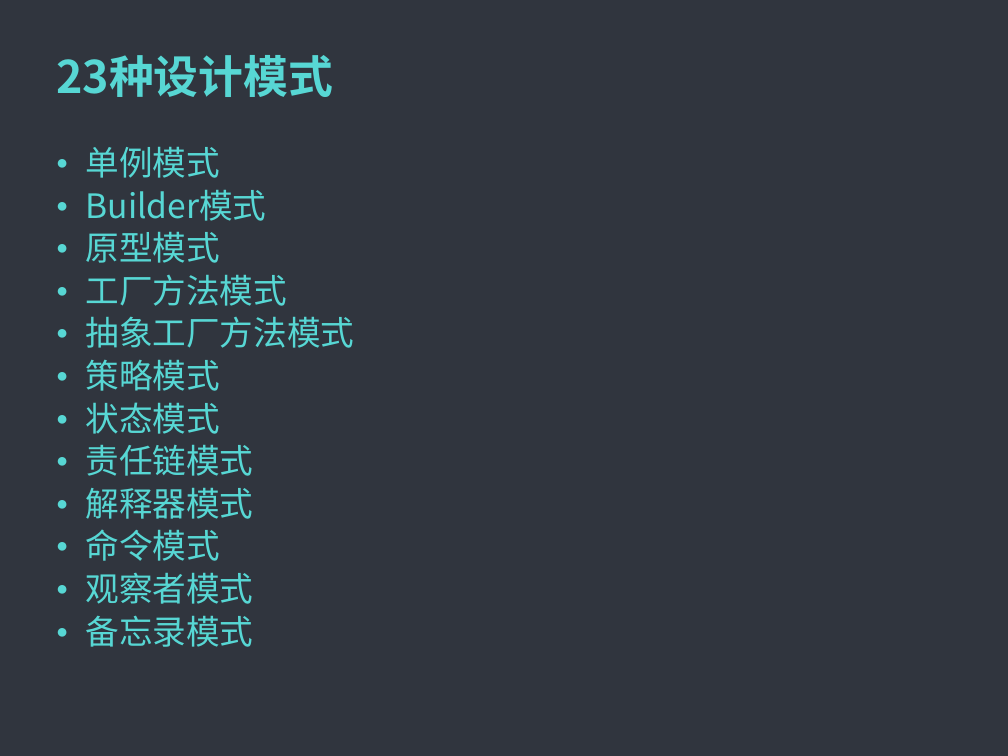
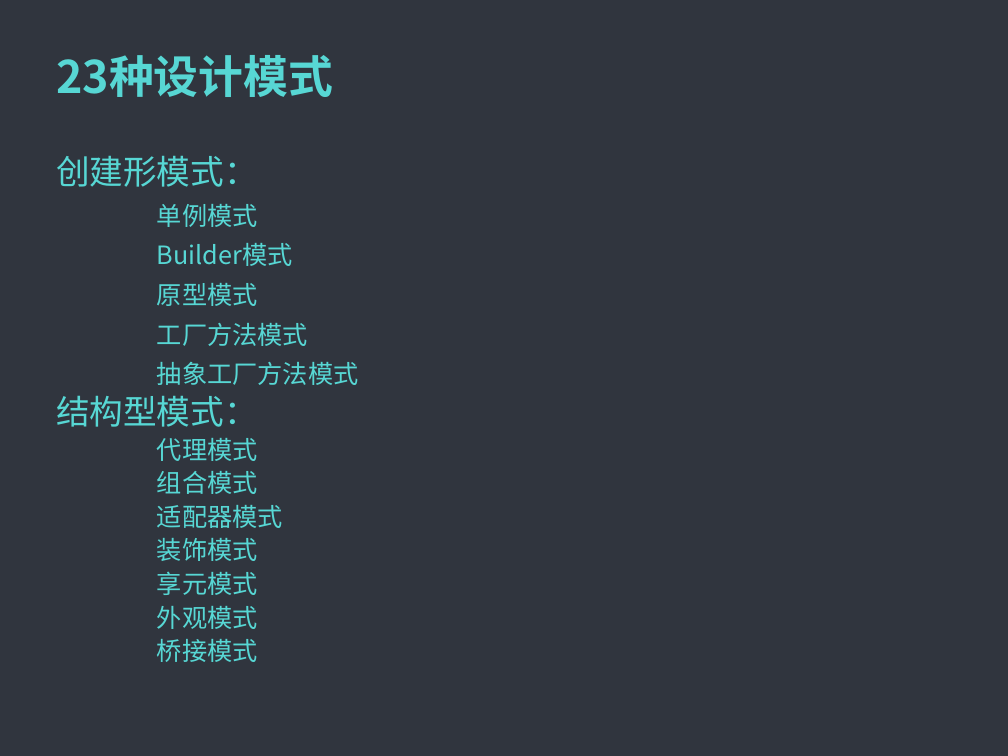
Before and after one commit to MintLy/JavaDesignMode, a slide deck: slide 3 of DesignMode.ppt. Drawn at 1008x756 pixels with LibreOffice and Linux fonts; fonts in the diff are those of the drawing; background and template pictures are left out. Boxes give left, top, right and bottom in pixels: in the first picture for what was removed or moved away, otherwise in the second. Text is boxed around its words. In the diff, an @@ line names an element or a change of style, - is before the commit and + after.

```diff
--- a/DesignMode.ppt
+++ b/DesignMode.ppt
@@ text at (x1=56, y1=156, x2=258, y2=187): paragraph added @@
+创建形模式：
@@ text at (x1=157, y1=204, x2=359, y2=385): size 24 to 18 pt in "单例模式", "Builder模式", "原型模式", "工厂方法模式" and 1 more places; bullet ● to none; line spacing 0.9 to 1.1 @@
@@ text at (x1=56, y1=395, x2=283, y2=662): text changed; size 24 to 18 pt @@
-● 策略模式
-● 状态模式
-● 责任链模式
-● 解释器模式
-● 命令模式
-● 观察者模式
-● 备忘录模式
+结构型模式：
+代理模式
+组合模式
+适配器模式
+装饰模式
+享元模式
+外观模式
+桥接模式
```
Also in this commit, not shown: 2 other slides changed, 4 other files.
